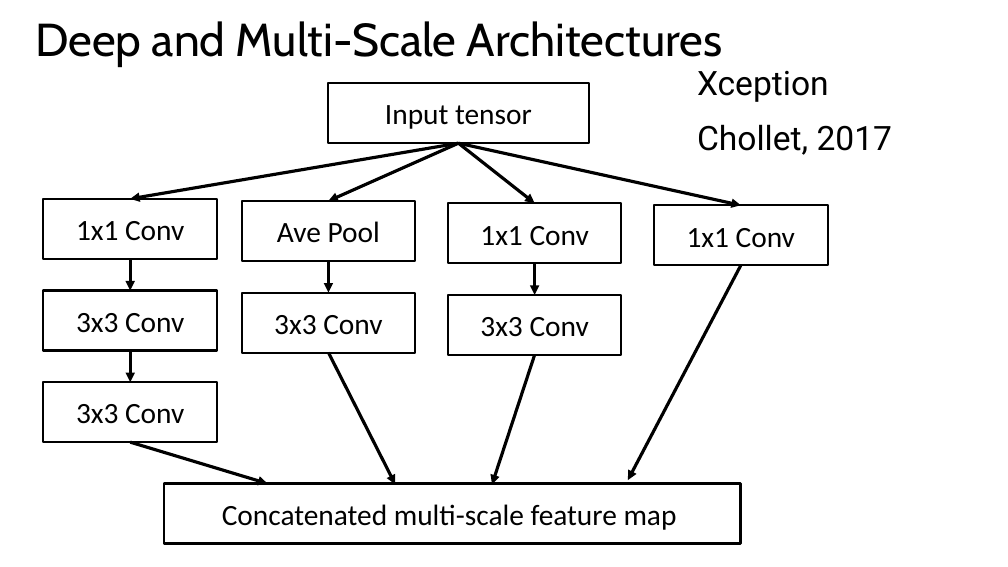
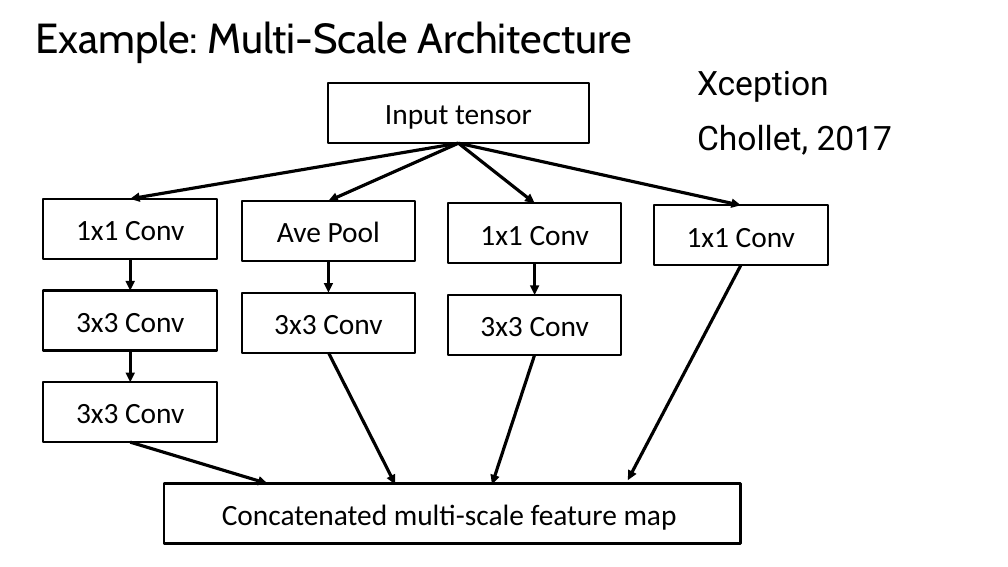
Before and after one commit to StephenElston/CSCI-E25, a slide deck: slide 58 of Slides/6_ConvolutionalNNs.pptx (slide 39 before the commit). Drawn at 1008x567 pixels with LibreOffice and Linux fonts; fonts in the diff are those of the drawing. Boxes give left, top, right and bottom in pixels: in the first picture for what was removed or moved away, otherwise in the second. Text is boxed around its words. In the diff, an @@ line names an element or a change of style, - is before the commit and + after.

```diff
--- a/Slides/6_ConvolutionalNNs.pptx
+++ b/Slides/6_ConvolutionalNNs.pptx
@@ title at <box>35,21,632,63</box>: text changed; size 44 to 40 pt @@
-Deep and Multi-Scale Architectures
+Example: Multi-Scale Architecture
```
Also in this commit, not shown: 11 other slides changed, 4 slides added, 1 other file.
